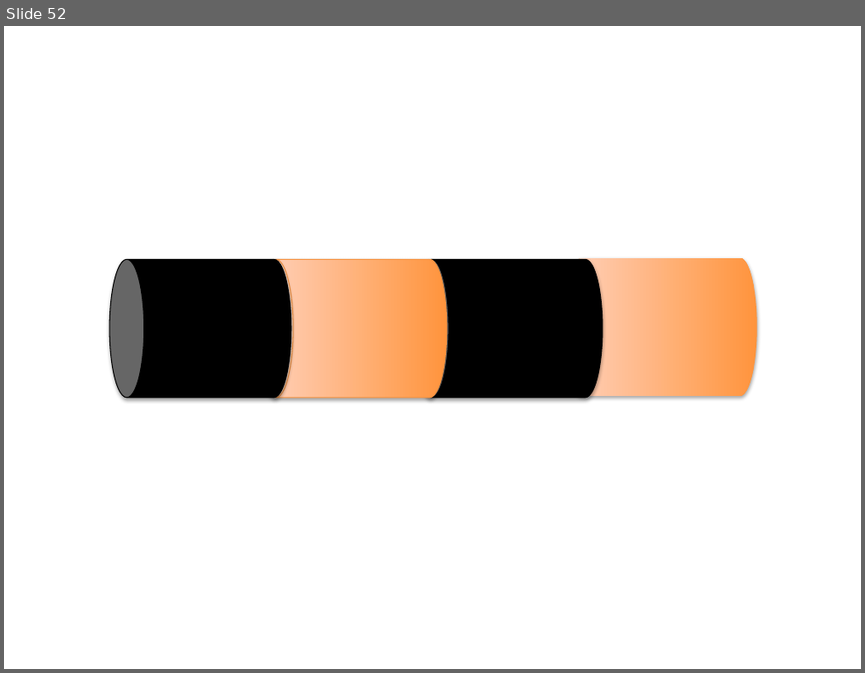
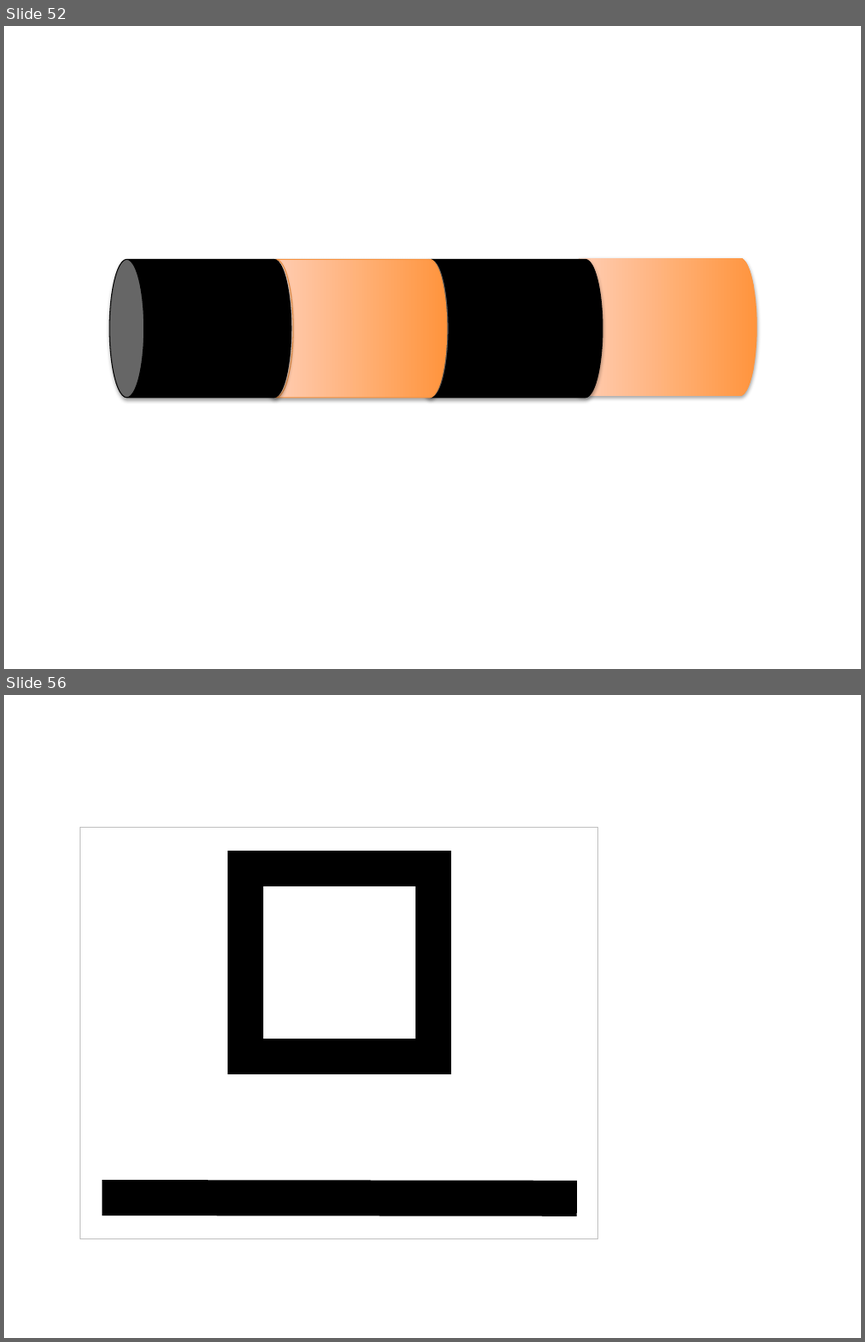
Before and after one commit to nasa/DERT, a slide deck: dert/doc/Icons.pptx. Shown one above the other, each under a label of ours: slide 52 before the commit, slides 52 and 56 after it; the slides between them are not shown. The pictures are 865x673 and 865x1342 pixels, drawn with LibreOffice and Linux fonts; fonts in the diff are those of the drawing. Boxes give left, top, right and bottom in pixels: in the first picture for what was removed or moved away, otherwise in the second. Text is boxed around its words. In the diff, an @@ line names an element or a change of style, - is before the commit and + after.

```diff
--- a/dert/doc/Icons.pptx
+++ b/dert/doc/Icons.pptx
@@ slide 56 added at box(4, 695, 861, 1338), background #FFFFFF @@
@@ rectangle added at box(80, 828, 598, 1239), fill #FFFFFF, outline #BFBFBF 0.75 pt @@
@@ rectangle added at box(245, 868, 433, 1056), outline #000000 30 pt @@
@@ line added from (120, 1197) to (559, 1198), #000000 30 pt @@
```
Also in this commit, not shown: 4 other slides added.
